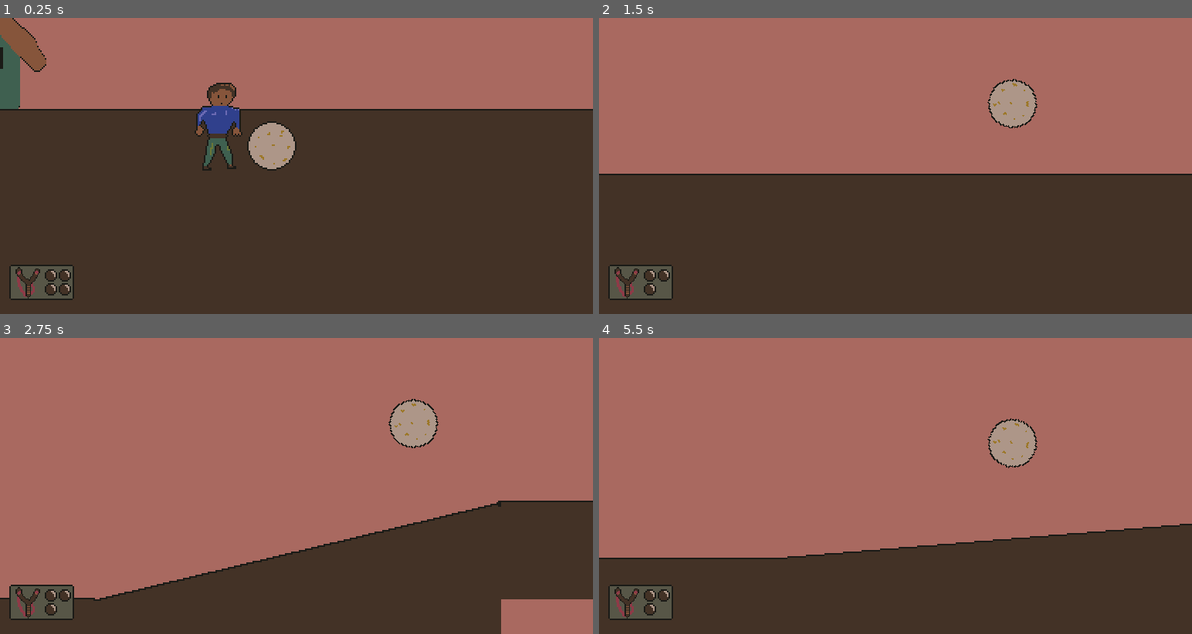
Above: before the commit, frames 1-4 (two rows, left to right).
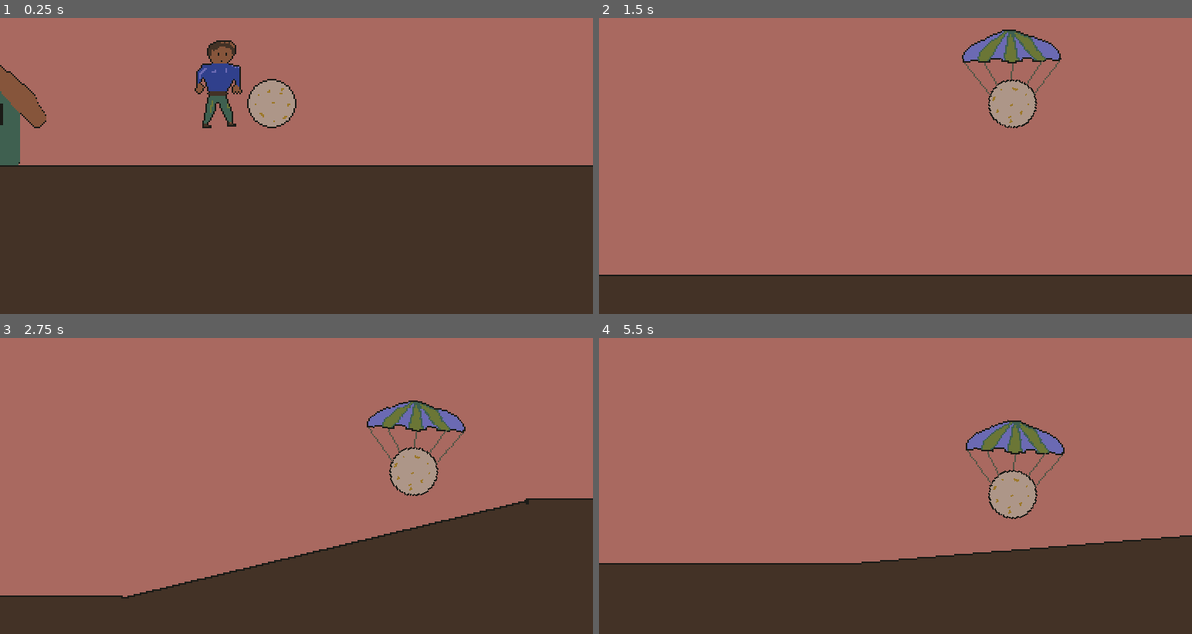
Above: after the commit, the same moments.

Repository: nolenroyalty/sisyphus-needs-a-nap
Game: Godot game, scene res://Flight/Flight.tscn
The game is run twice, just before and just after one commit, with the same random seed, the same clock (stepped at 60 frames per second) and the same inputs.
Inputs (mouse positions are in pixels of both pictures, inside the frame that each line leads up to):
- Up to frame 1 (0.25 s): no input
- Up to frame 2 (1.5 s): tap Enter (launch_boulder) at 0.5 s; move the mouse to (871, 145) at 0.52 s; tap Space (superbounce) at 0.6 s; click (871, 145) at 0.67 s; move the mouse to (776, 180) at 1.27 s; tap 1 (deploy_parachute) at 1.35 s; click (776, 180) at 1.42 s
- Up to frame 3 (2.75 s): tap Space (superbounce) at 1.55, 2.3 s; move the mouse to (355, 420) at 2.02 s; tap Enter (launch_boulder) at 2.1 s; click (355, 420) at 2.17 s
- Up to frame 4 (5.5 s): move the mouse to (865, 545) at 2.77 s; tap Space (superbounce) at 2.85, 3.6, 4.55, 5.3 s; click (865, 545) at 2.92 s; move the mouse to (1073, 530) at 3.52 s; click (1073, 530) at 3.67 s; move the mouse to (717, 441) at 4.27 s; tap 1 (deploy_parachute) at 4.35 s; click (717, 441) at 4.42 s; move the mouse to (925, 486) at 5.02 s; tap Enter (launch_boulder) at 5.1 s; click (925, 486) at 5.17 s

The runs differ from the first frame. In frame 1, 24% of the frame differs, in the area x 0-100%, y 0-96%; in frame 2, 37%, in the area x 0-100%, y 3-96%; in frame 3, 7.4%; in frame 4, 7.5%.

Commit message:
add slingshot, finish up terrain

Diff:
--- a/Flight/Flight.gd
+++ b/Flight/Flight.gd
@@ -29,7 +29,7 @@
 onready var bottom_bar : FlightBottomBar = $FlightBottomBar
 
 enum SUPERBOUNCE_STATE {NONE, BOUNCING}
-enum SOUNDS { BOUNCE, SUPERBOUNCE, PARACHUTE }
+enum SOUNDS { BOUNCE, SUPERBOUNCE, PARACHUTE, SLINGSHOT }
 enum LAUNCH_STATE { AWAITING_LAUNCH, LAUNCHED, FROZEN }
 
 var velocity = Vector2()
@@ -74,7 +74,15 @@
 	print("exited cave")
 	in_cave = false
 
+func update_state_for_testing():
+	if true:
+		State.has_slingshot = true
+		State.has_parachute = true
+		State.strength_level = 1
+		State.block_height = 1
+
 func _ready():
+	update_state_for_testing()
 	flightscore = FlightScore.new(boulder)
 	var _ignore = scoreScreen.connect("continue_pressed", self, "continue_pressed")
 	_ignore = bottom_bar.connect("parachute_deployed_via_click", self, "try_to_deploy_parachute_from_bottom_bar")
@@ -104,6 +112,7 @@
 		SOUNDS.BOUNCE: stream = load("res://sounds/bounce1.wav")
 		SOUNDS.SUPERBOUNCE: stream = load("res://sounds/super1.wav")
 		SOUNDS.PARACHUTE: stream = load("res://sounds/parachute1.wav")
+		SOUNDS.SLINGSHOT: stream = load("res://sounds/slingshot1.wav")
 		_: print("Unknown sound")
 	if stream:
 		audioStreamPlayer.stream = stream
@@ -134,6 +143,9 @@
 		boulder.update_oil_visibility(oil_remaining)
 
 	velocity *= (1 - bounce_penalty)
+	# Reduce y a little bit no matter what, and by some extra, so that the ball doesn't feel
+	# too bouncey
+	velocity.y *= (1 - bounce_penalty)
 	# velocity.x *= (1 - x_bounce_penalty)
 
 	# if velocity.y < 0:
@@ -149,6 +161,7 @@
 		slingshot_shots_remaining -= 1
 		velocity += vector_from_click_to_boulder_center.normalized() * SLINGSHOT_BOOST
 		bottom_bar.set_slingshot_ammo(slingshot_shots_remaining)
+		play_sound(SOUNDS.SLINGSHOT)
 
 func is_rolling_downhill():
 	var vx = abs(velocity.x)
@@ -239,7 +252,6 @@
 
 	for landmark in landmarks:
 		var distance = boulder_position.distance_to(landmark.landmark_position_for_distance())
-
 		if distance < DISTANCE_AT_WHICH_WE_FLAG_A_LANDMARK:
 			if landmark.landmark_name() == "Cave" and in_cave:
 				continue
--- a/Flight/Flight.tscn
+++ b/Flight/Flight.tscn
@@ -13,6 +13,9 @@
 [ext_resource path="res://Terrain/SlopeSteep.tscn" type="PackedScene" id=11]
 [ext_resource path="res://Terrain/Cave1.tscn" type="PackedScene" id=12]
 [ext_resource path="res://UI/FlightBottomBar.tscn" type="PackedScene" id=13]
+[ext_resource path="res://Terrain/Lava.tscn" type="PackedScene" id=14]
+[ext_resource path="res://Terrain/SteepestSlope.tscn" type="PackedScene" id=15]
+[ext_resource path="res://Terrain/EndingSlope.tscn" type="PackedScene" id=16]
 
 [node name="Flight" type="Node2D"]
 script = ExtResource( 4 )
@@ -121,3 +124,113 @@
 [node name="Moderate6" parent="Terrain" instance=ExtResource( 8 )]
 position = Vector2( 5451, -301 )
 scale = Vector2( -1, 1 )
+
+[node name="Lava" parent="Terrain" instance=ExtResource( 14 )]
+position = Vector2( 5643, -382 )
+
+[node name="Steep5" parent="Terrain" instance=ExtResource( 11 )]
+position = Vector2( 6345, -315 )
+
+[node name="Gentle3" parent="Terrain" instance=ExtResource( 3 )]
+position = Vector2( 6727, -379 )
+
+[node name="Flat3" parent="Terrain" instance=ExtResource( 9 )]
+position = Vector2( 7111, -411 )
+
+[node name="Gentle4" parent="Terrain" instance=ExtResource( 3 )]
+position = Vector2( 7495, -411 )
+
+[node name="Moderate7" parent="Terrain" instance=ExtResource( 8 )]
+position = Vector2( 7876, -442 )
+
+[node name="Steep6" parent="Terrain" instance=ExtResource( 11 )]
+position = Vector2( 8259, -537 )
+
+[node name="SteepestSlope" parent="Terrain" instance=ExtResource( 15 )]
+position = Vector2( 8448, -1112 )
+
+[node name="Moderate8" parent="Terrain" instance=ExtResource( 8 )]
+position = Vector2( 9663, -1191 )
+
+[node name="Steep8" parent="Terrain" instance=ExtResource( 11 )]
+position = Vector2( 10047, -1286 )
+
+[node name="Steep7" parent="Terrain" instance=ExtResource( 11 )]
+position = Vector2( 8896, -1065 )
+
+[node name="Moderate9" parent="Terrain" instance=ExtResource( 8 )]
+position = Vector2( 9280, -1128 )
+
+[node name="Steep9" parent="Terrain" instance=ExtResource( 11 )]
+position = Vector2( 10430, -1381 )
+
+[node name="Steep12" parent="Terrain" instance=ExtResource( 11 )]
+position = Vector2( 11577, -1666 )
+
+[node name="Steep11" parent="Terrain" instance=ExtResource( 11 )]
+position = Vector2( 11195, -1571 )
+
+[node name="Steep10" parent="Terrain" instance=ExtResource( 11 )]
+position = Vector2( 10812, -1476 )
+
+[node name="Steep13" parent="Terrain" instance=ExtResource( 11 )]
+position = Vector2( 11960, -1761 )
+
+[node name="Steep14" parent="Terrain" instance=ExtResource( 11 )]
+position = Vector2( 12342, -1856 )
+
+[node name="Steep15" parent="Terrain" instance=ExtResource( 11 )]
+position = Vector2( 12725, -1951 )
+
+[node name="Moderate10" parent="Terrain" instance=ExtResource( 8 )]
+position = Vector2( 13108, -2014 )
+
+[node name="Steep16" parent="Terrain" instance=ExtResource( 11 )]
+position = Vector2( 13491, -2109 )
+
+[node name="EndingSlope" parent="Terrain" instance=ExtResource( 16 )]
+position = Vector2( 13810, -2686 )
+
+[node name="Filler" type="Node2D" parent="."]
+
+[node name="ColorRect" type="ColorRect" parent="Filler"]
+margin_left = -497.0
+margin_top = 425.0
+margin_right = 2579.0
+margin_bottom = 798.0
+color = Color( 0.262745, 0.196078, 0.14902, 1 )
+
+[node name="ColorRect2" type="ColorRect" parent="Filler"]
+margin_left = 267.0
+margin_top = 343.0
+margin_right = 2577.0
+margin_bottom = 485.0
+color = Color( 0.262745, 0.196078, 0.14902, 1 )
+
+[node name="ColorRect3" type="ColorRect" parent="Filler"]
+margin_left = 650.0
+margin_top = 298.0
+margin_right = 2576.0
+margin_bottom = 438.0
+color = Color( 0.262745, 0.196078, 0.14902, 1 )
+
+[node name="ColorRect4" type="ColorRect" parent="Filler"]
+margin_left = 1422.0
+margin_top = 245.0
+margin_right = 2579.0
+margin_bottom = 462.0
+color = Color( 0.262745, 0.196078, 0.14902, 1 )
+
+[node name="ColorRect5" type="ColorRect" parent="Filler"]
+margin_left = 1921.0
+margin_top = 128.0
+margin_right = 2578.0
+margin_bottom = 382.0
+color = Color( 0.262745, 0.196078, 0.14902, 1 )
+
+[node name="ColorRect6" type="ColorRect" parent="Filler"]
+margin_left = 1797.0
+margin_top = 187.0
+margin_right = 1942.0
+margin_bottom = 362.0
+color = Color( 0.262745, 0.196078, 0.14902, 1 )
--- a/State/State.gd
+++ b/State/State.gd
@@ -21,4 +21,5 @@
 	return false
 
 func _ready():
-	has_slingshot = true
+	# has_slingshot = true
+	pass
--- /dev/null
+++ b/Terrain/EndingSlope.tscn
@@ -0,0 +1,12 @@
+[gd_scene load_steps=2 format=2]
+
+[ext_resource path="res://Terrain/Sprites/endingslope.png" type="Texture" id=1]
+
+[node name="EndingSlope" type="RigidBody2D"]
+collision_layer = 2
+
+[node name="Sprite" type="Sprite" parent="."]
+texture = ExtResource( 1 )
+
+[node name="CollisionPolygon2D" type="CollisionPolygon2D" parent="."]
+polygon = PoolVector2Array( -128, 513, 0, 478, 58, 437, 124, -514, 127, -514, 128, 514 )
--- /dev/null
+++ b/Terrain/Lava.gd
@@ -0,0 +1,30 @@
+extends StaticBody2D
+
+signal entered_lava
+signal passed_lava
+
+onready var LavaArea = $LavaArea
+onready var PastLavaArea = $PastLavaArea
+onready var anchor = $LandmarkAnchor
+
+func entered_lava(_b):
+	print("Entered Lava")
+	emit_signal("entered_lava")
+
+func passed_lava(_b):
+	print("Passed Lava")
+	emit_signal("passed_lava")
+
+func landmark_name():
+	return "Lava Pit"
+
+func landmark_position_for_distance():
+	return anchor.global_position
+
+func landmark_position_for_angle():
+	return anchor.global_position
+
+# Called when the node enters the scene tree for the first time.
+func _ready():
+	LavaArea.connect("body_entered", self, "entered_lava")
+	PastLavaArea.connect("body_entered", self, "passed_lava")
--- /dev/null
+++ b/Terrain/Lava.tscn
@@ -0,0 +1,34 @@
+[gd_scene load_steps=4 format=2]
+
+[ext_resource path="res://Terrain/Sprites/lava.png" type="Texture" id=1]
+[ext_resource path="res://Terrain/Lava.gd" type="Script" id=2]
+
+[sub_resource type="RectangleShape2D" id=1]
+extents = Vector2( 894.5, 1813.5 )
+
+[node name="Lava" type="StaticBody2D" groups=["landmark"]]
+collision_layer = 2
+script = ExtResource( 2 )
+
+[node name="Sprite" type="Sprite" parent="."]
+texture = ExtResource( 1 )
+centered = false
+
+[node name="CollisionPolygon2D" type="CollisionPolygon2D" parent="."]
+polygon = PoolVector2Array( 0, 80, 9, 80, 30, 86, 35, 103, 38, 113, 48, 121, 52, 124, 54, 126, 56, 128, 223, 127, 226, 126, 244, 126, 245, 125, 274, 125, 275, 124, 304, 124, 333, 123, 336, 124, 364, 124, 365, 126, 394, 125, 395, 126, 423, 126, 425, 128, 442, 127, 464, 124, 481, 117, 497, 109, 504, 103, 511, 98, 512, 127, 509, 128, 56, 131, 0, 128 )
+
+[node name="LavaArea" type="Area2D" parent="."]
+collision_layer = 0
+
+[node name="CollisionPolygon2D" type="CollisionPolygon2D" parent="LavaArea"]
+polygon = PoolVector2Array( 36, 98, 53, 93, 125, 95, 151, 98, 188, 95, 261, 98, 310, 96, 361, 96, 388, 101, 406, 97, 422, 98, 441, 95, 458, 96, 483, 96, 491, 93, 504, 96, 507, 99, 467, 122, 195, 126, 57, 127, 39, 113 )
+
+[node name="PastLavaArea" type="Area2D" parent="."]
+collision_layer = 0
+
+[node name="CollisionShape2D" type="CollisionShape2D" parent="PastLavaArea"]
+position = Vector2( 1405, -1717 )
+shape = SubResource( 1 )
+
+[node name="LandmarkAnchor" type="Node2D" parent="."]
+position = Vector2( 51, 94 )
--- /dev/null
+++ b/Terrain/SteepestSlope.gd
@@ -0,0 +1,21 @@
+extends StaticBody2D
+
+signal passed_big_slope
+
+onready var past_slope = $PastSlope
+onready var anchor = $LandmarkAnchor
+
+func landmark_name():
+	return "Biggg Slope"
+
+func landmark_position_for_distance():
+	return anchor.global_position
+
+func landmark_position_for_angle():
+	return anchor.global_position
+
+func passed_slope():
+	emit_signal("passed_big_slope")
+
+func _ready():
+	past_slope.connect("body_entered", self, "passed_slope")
--- /dev/null
+++ b/Terrain/SteepestSlope.tscn
@@ -0,0 +1,28 @@
+[gd_scene load_steps=4 format=2]
+
+[ext_resource path="res://Terrain/Sprites/steepslope.png" type="Texture" id=1]
+[ext_resource path="res://Terrain/SteepestSlope.gd" type="Script" id=2]
+
+[sub_resource type="RectangleShape2D" id=1]
+extents = Vector2( 1250, 6578 )
+
+[node name="SteepestSlope" type="StaticBody2D" groups=["landmark"]]
+collision_layer = 2
+script = ExtResource( 2 )
+
+[node name="Sprite" type="Sprite" parent="."]
+texture = ExtResource( 1 )
+centered = false
+
+[node name="CollisionPolygon2D" type="CollisionPolygon2D" parent="."]
+polygon = PoolVector2Array( 2, 511, 222, 95, 256, 78, 256, 512 )
+
+[node name="LandmarkAnchor" type="Node2D" parent="."]
+position = Vector2( 30, 460 )
+
+[node name="PastSlope" type="Area2D" parent="."]
+collision_layer = 0
+
+[node name="CollisionShape2D" type="CollisionShape2D" parent="PastSlope"]
+position = Vector2( 1506, -6069 )
+shape = SubResource( 1 )
--- a/UI/SlingshotIcon.gd
+++ b/UI/SlingshotIcon.gd
@@ -11,7 +11,11 @@
 
 func set_ammo(ammo : int):
 	hideemall()
-	var i = 0
-	while i < ammo:
-		pebbles[i].show()
-		i += 1
+
+	if ammo == 0:
+		$Slingshot.modulate.a = 0.4
+	else:
+		var i = 0
+		while i < ammo:
+			pebbles[i].show()
+			i += 1
Not shown: 1 places in Flight/Flight.tscn that only renumber resources
Not shown, added: Sounds/slingshot1.wav.import
Binary file added: Terrain/Sprites/endingslope.png
Not shown, added: Terrain/Sprites/endingslope.png.import
Binary file added: Terrain/Sprites/lava.png
Not shown, added: Terrain/Sprites/lava.png.import
Binary file added: Terrain/Sprites/steepslope.png
Not shown, added: Terrain/Sprites/steepslope.png.import
Binary file changed: UI/Sprites/ninepatch-simple.png
Not shown, added: Sounds/slingshot1.wav
